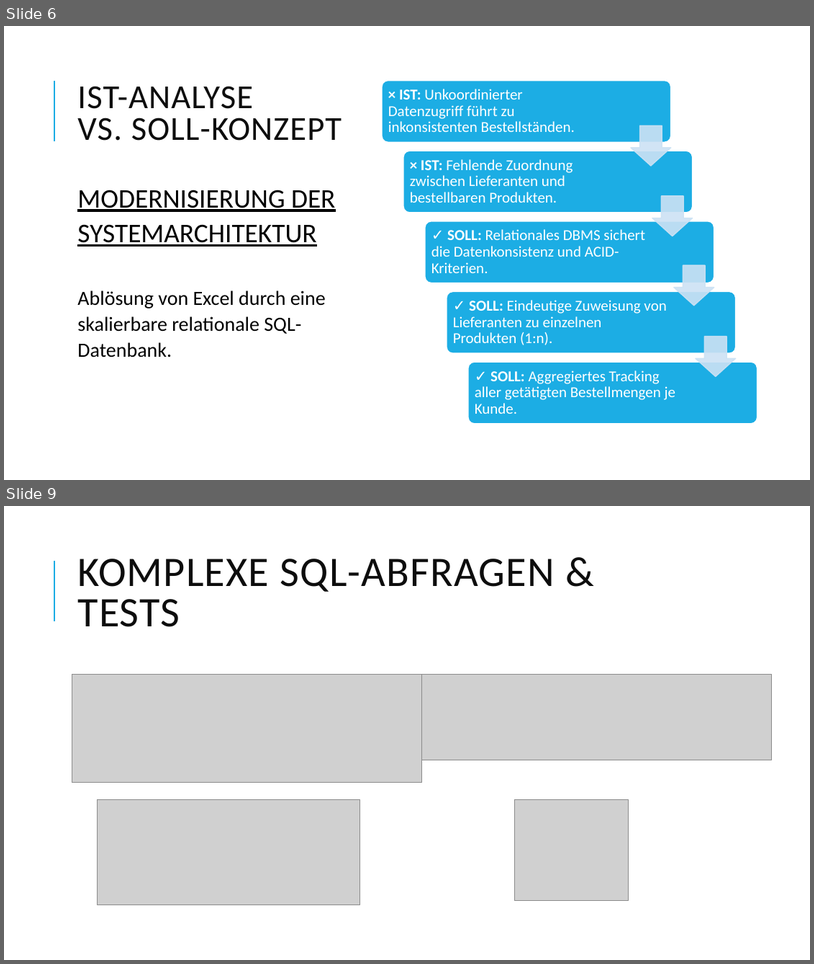
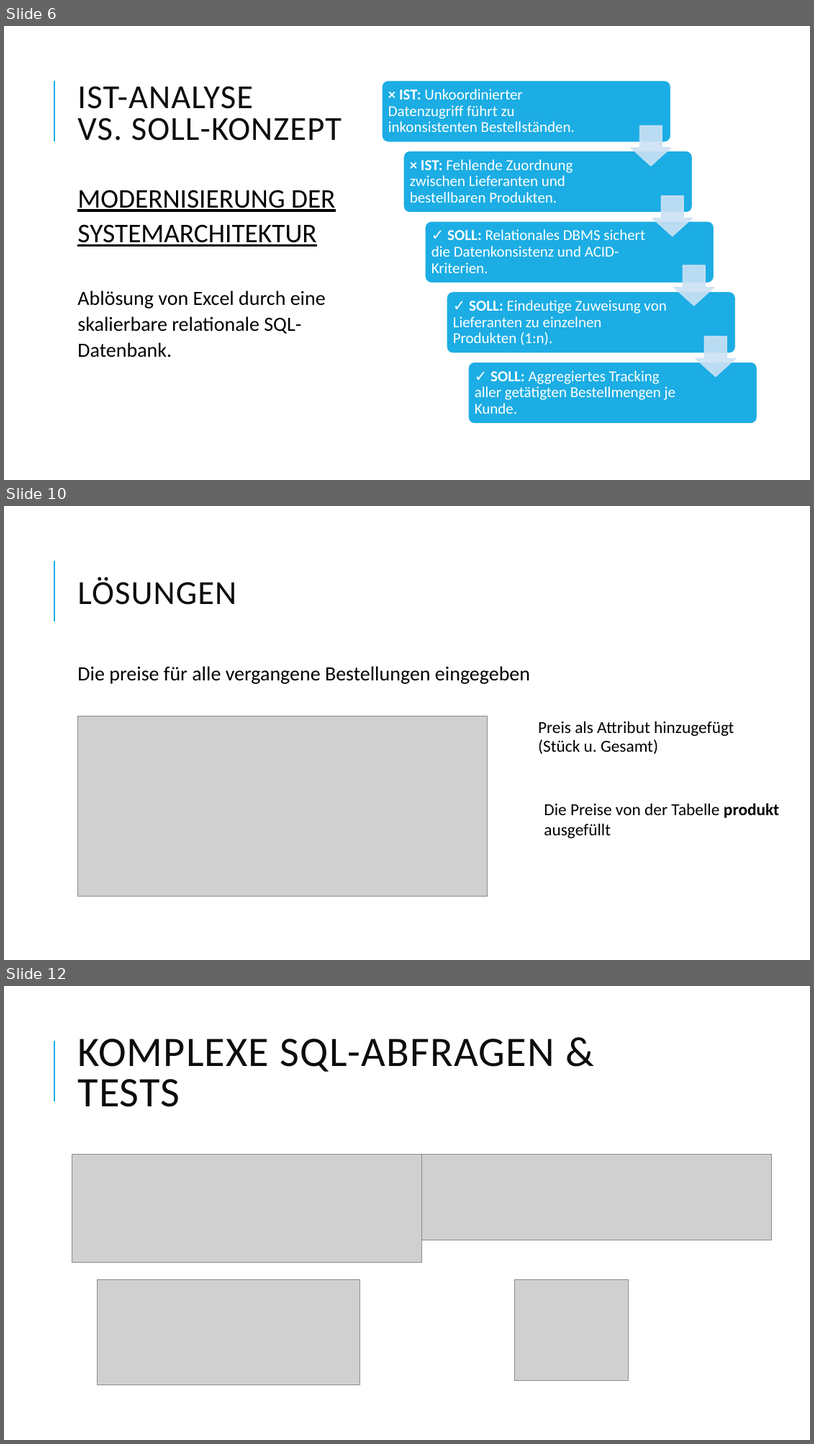
Before and after one commit to anassyno/teamprojekt, a slide deck: Präsentation Projekt DB.pptx. Shown one above the other, each under a label of ours: slides 6 and 9 before the commit, slides 6, 10 and 12 after it; the slides between them are not shown. The pictures are 814x964 and 814x1444 pixels, drawn with LibreOffice and Linux fonts; fonts in the diff are those of the drawing; grey boxes stand for pictures. Boxes give left, top, right and bottom in pixels: in the first picture for what was removed or moved away, otherwise in the second. Text is boxed around its words. In the diff, an @@ line names an element or a change of style, - is before the commit and + after.

```diff
--- a/Präsentation Projekt DB.pptx
+++ b/Präsentation Projekt DB.pptx
@@ slide 10 added at (4, 506, 810, 960), background #FFFFFF; not listed: 1 template element that a slide beside it also shows @@
@@ title added at (77, 577, 237, 605), 40 pt, text #0D0D0D @@
+LÖSUNGEN
@@ text added at (77, 666, 530, 684), 24 pt, text #000000 @@
+Die preise für alle vergangene Bestellungen eingegeben
@@ picture added at (78, 716, 487, 896) @@
@@ text added at (538, 721, 734, 754), 20 pt, text #000000 @@
+  Preis als Attribut hinzugefügt (Stück u. Gesamt)
@@ text added at (544, 803, 779, 838), 20 pt, text #000000 @@
+Die Preise von der Tabelle produkt
+ausgefüllt
@@ what was slide 9 is now slide 12 @@
```
Also in this commit, not shown: 4 other slides added, 2 slides removed, 1 other file.
